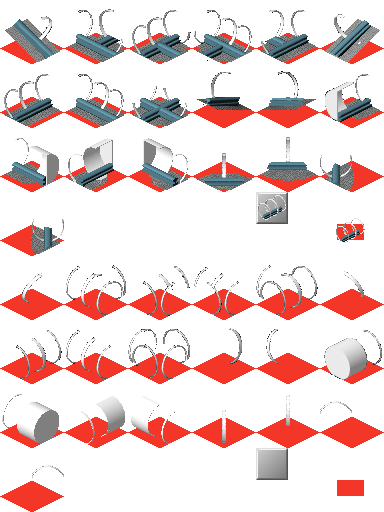
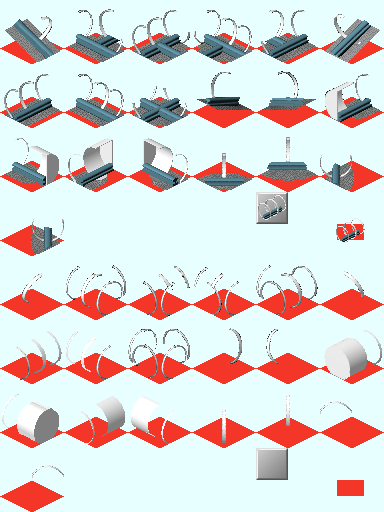
Layered file, before and after one edit (w=384, h=512). Changes by layer:
painted on "Neue Ebene#1" over [2, 10, 382, 469]
added layer "Neue Ebene#2" over [0, 0, 384, 512]
